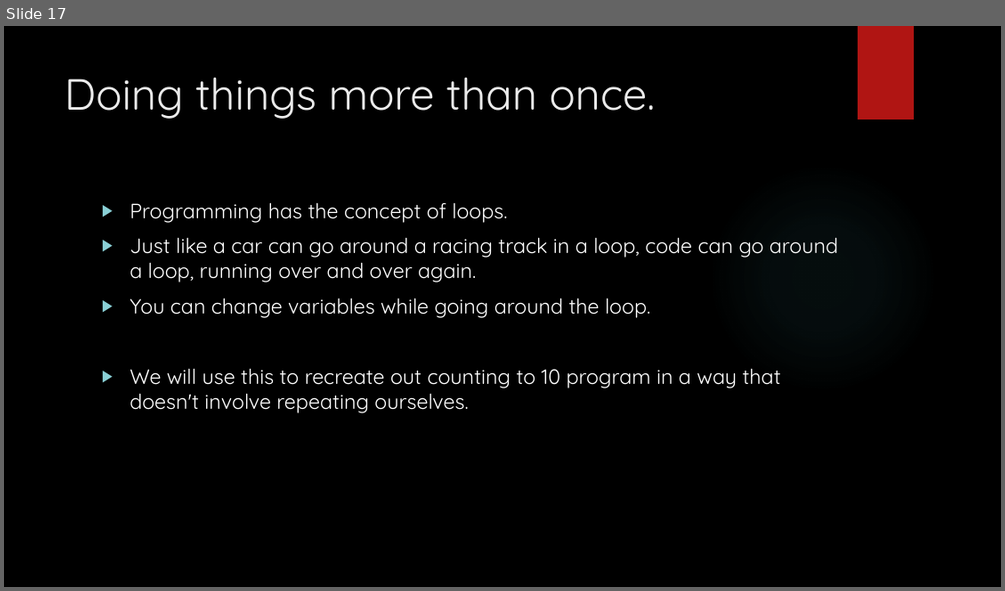
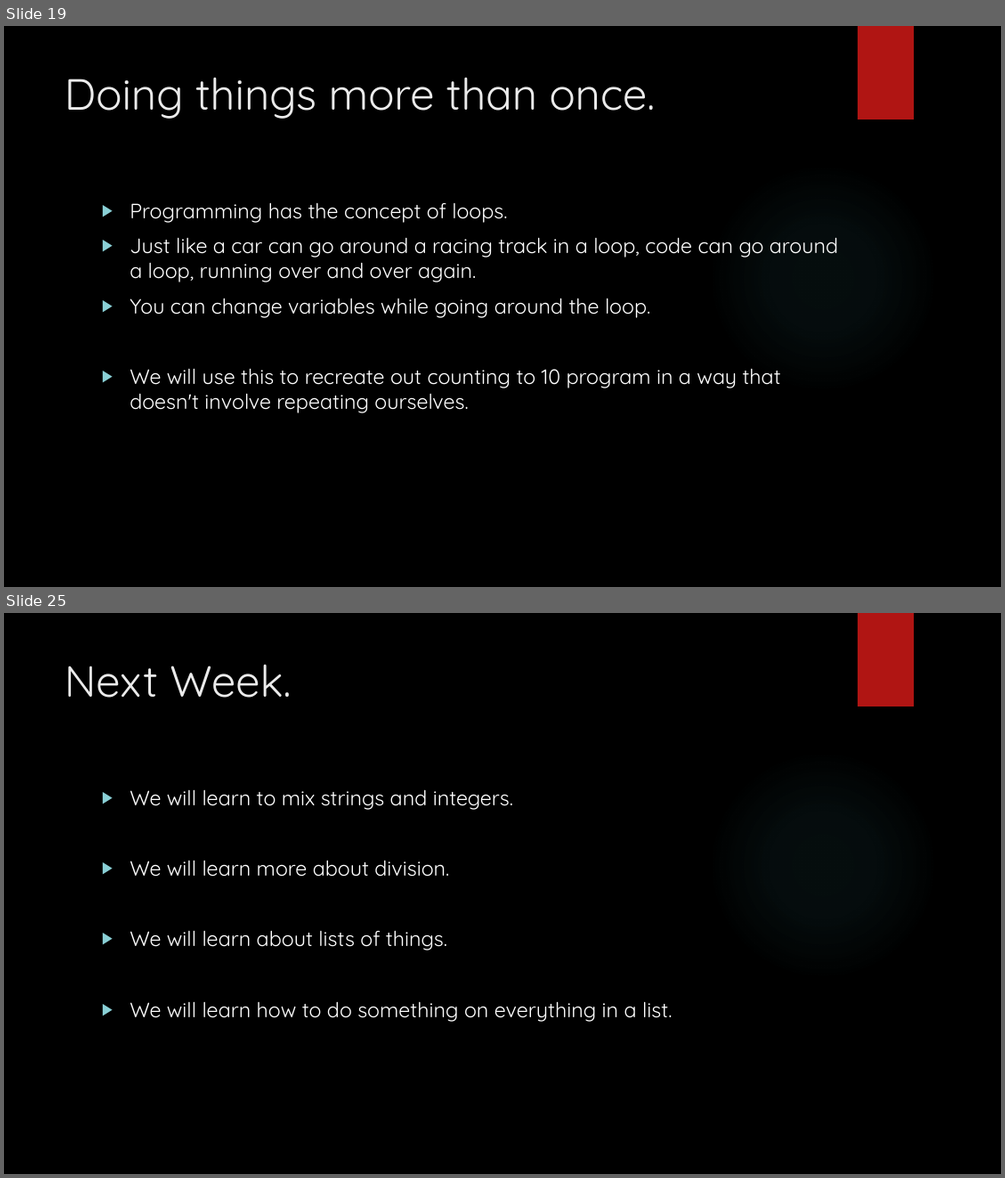
Before and after one commit to davidgroves/DGM_Tutorials, a slide deck: week2/week2.pptx. Shown one above the other, each under a label of ours: slide 17 before the commit, slides 19 and 25 after it; the slides between them are not shown. The pictures are 1005x591 and 1005x1178 pixels, drawn with LibreOffice and Linux fonts; fonts in the diff are those of the drawing; background and template pictures are left out. Boxes give left, top, right and bottom in pixels: in the first picture for what was removed or moved away, otherwise in the second. Text is boxed around its words. In the diff, an @@ line names an element or a change of style, - is before the commit and + after.

Commit message:
Finished up week2

```diff
--- a/week2/week2.pptx
+++ b/week2/week2.pptx
@@ slide 25 added at box(4, 613, 1001, 1174), background picture (left out); not listed: 2 template elements that a slide beside it also shows @@
@@ title added at box(65, 664, 291, 698), 42 pt, text #EBEBEB @@
+Next Week.
@@ text added at box(129, 789, 672, 1022), 20 pt, text #FFFFFF @@
+▶ We will learn to mix strings and integers.
+▶ We will learn more about division.
+▶ We will learn about lists of things.
+▶ We will learn how to do something on everything in a list.
@@ what was slide 17 is now slide 19 @@
```
Also in this commit, not shown: 1 slide changed, 6 other slides added.
